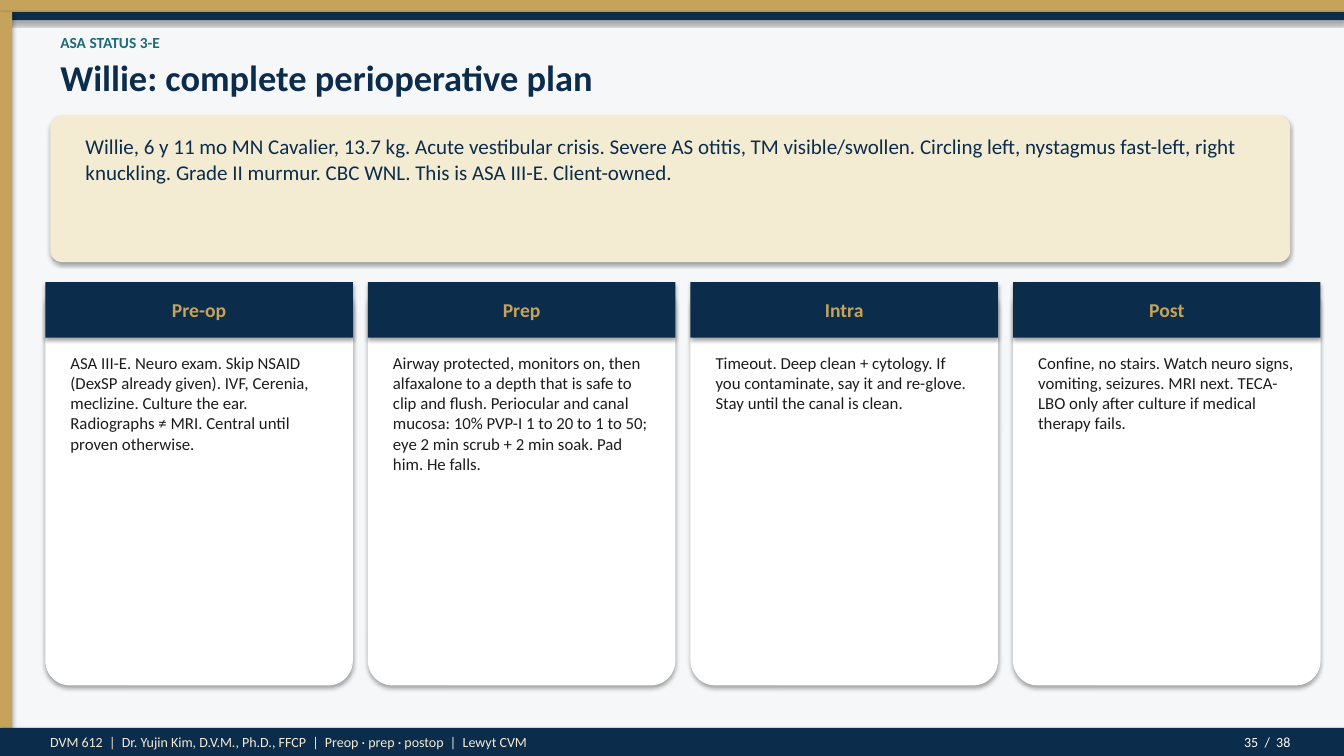
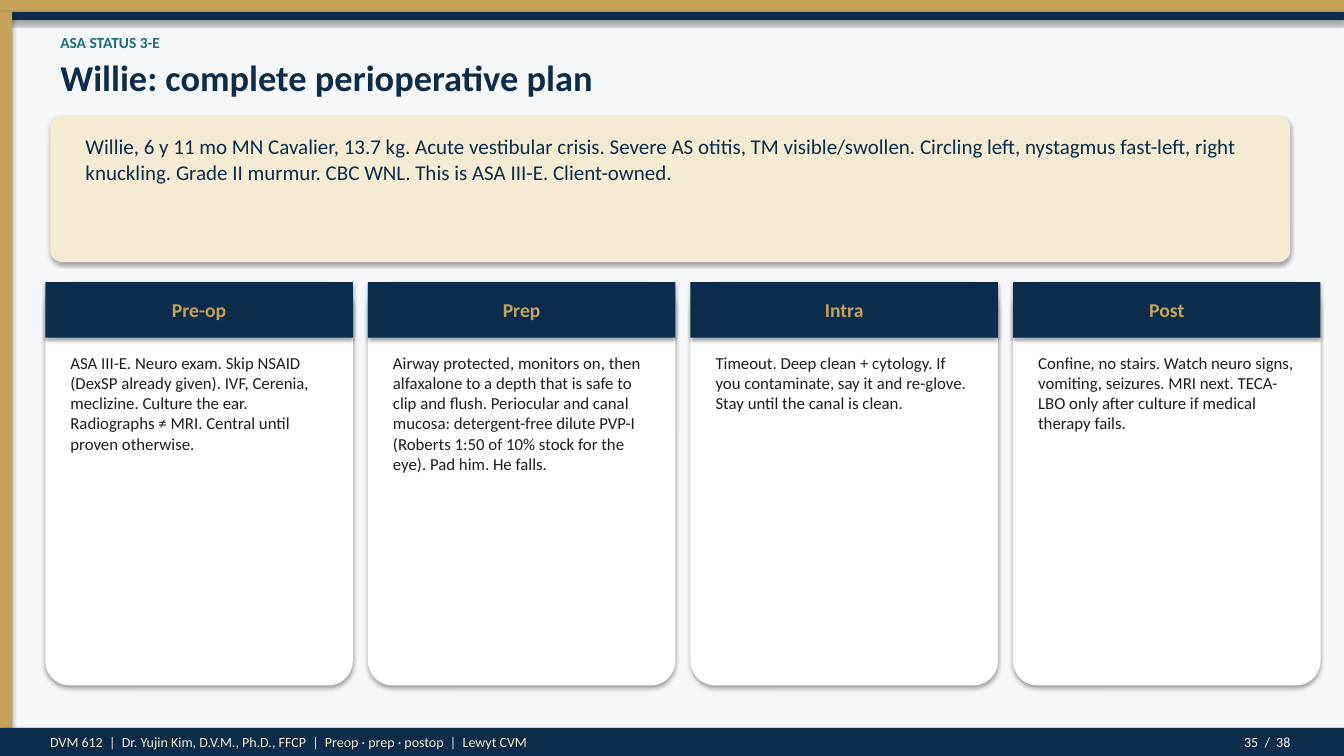
Before and after one commit to drkimvet/happycare, a slide deck: slide 35 of lectures/DVM-612_Week4_Preop_PatientPrep_Postop.pptx. Drawn at 1344x756 pixels with LibreOffice and Linux fonts; fonts in the diff are those of the drawing. Boxes give left, top, right and bottom in pixels: in the first picture for what was removed or moved away, otherwise in the second. Text is boxed around its words. In the diff, an @@ line names an element or a change of style, - is before the commit and + after.

```diff
--- a/lectures/DVM-612_Week4_Preop_PatientPrep_Postop.pptx
+++ b/lectures/DVM-612_Week4_Preop_PatientPrep_Postop.pptx
@@ text at <box>393,357,641,473</box>: text changed @@
-Airway protected, monitors on, then alfaxalone to a depth that is safe to clip and flush. Periocular and canal mucosa: 10% PVP-I 1 to 20 to 1 to 50; eye 2 min scrub + 2 min soak. Pad him. He falls.
+Airway protected, monitors on, then alfaxalone to a depth that is safe to clip and flush. Periocular and canal mucosa: detergent-free dilute PVP-I (Roberts 1:50 of 10% stock for the eye). Pad him. He falls.
```
Also in this commit, not shown: 9 other slides changed, 4 other files.
